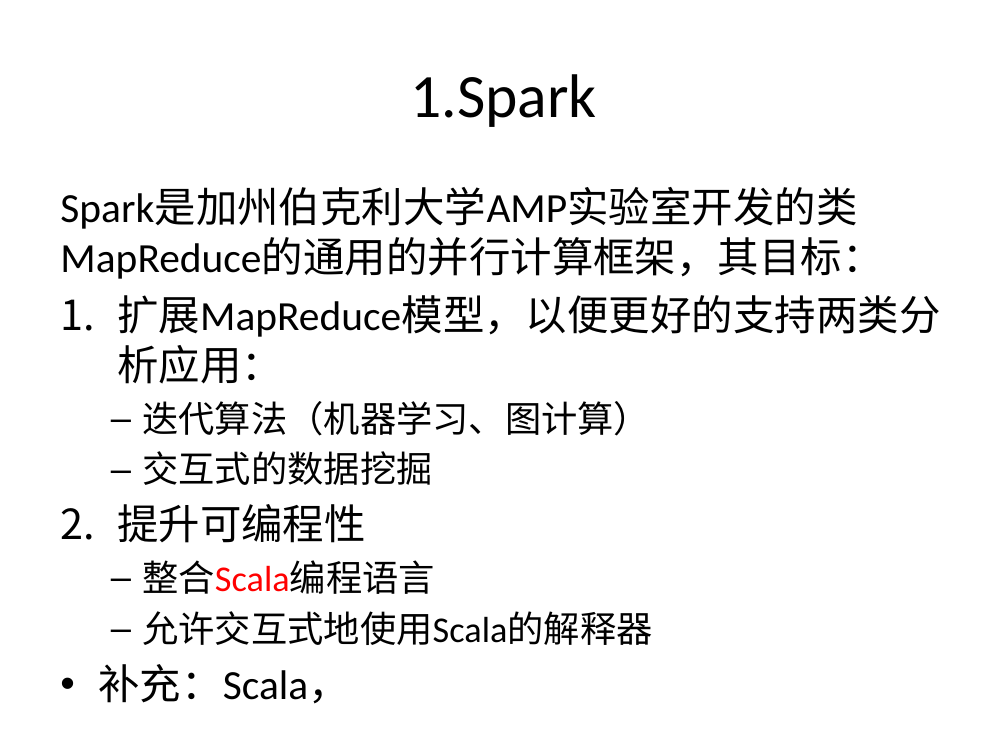
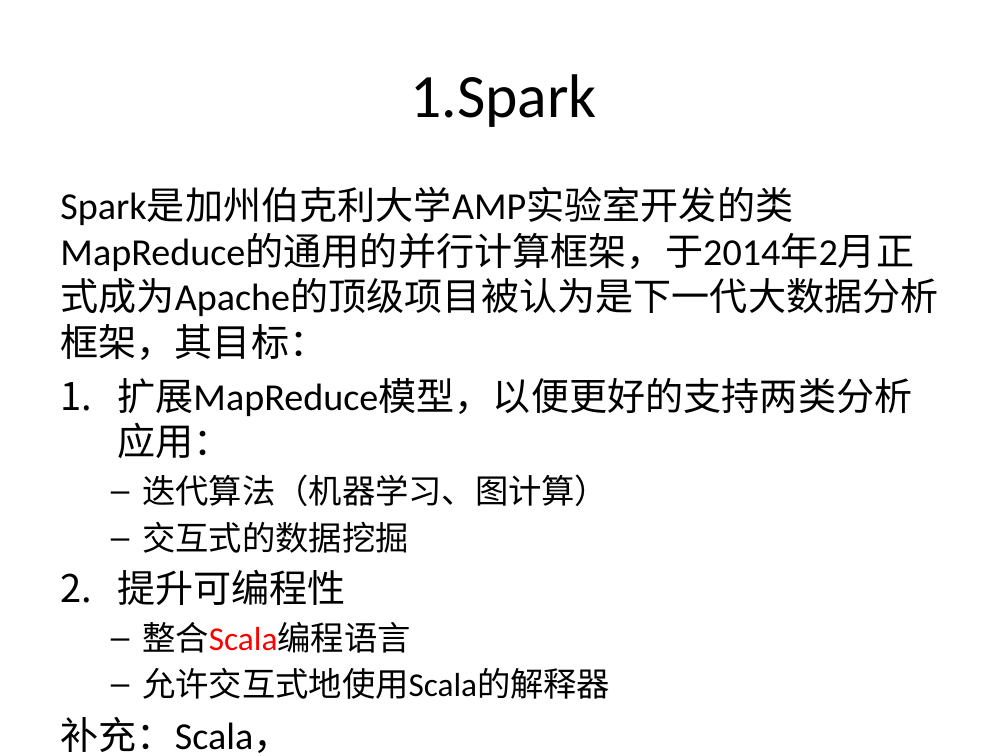
Before and after one commit to wuxingdexian/seminar, a slide deck: slide 9 of 整合.pptx. Drawn at 1008x756 pixels with LibreOffice and Linux fonts; fonts in the diff are those of the drawing. Boxes give left, top, right and bottom in pixels: in the first picture for what was removed or moved away, otherwise in the second. Text is boxed around its words. In the diff, an @@ line names an element or a change of style, - is before the commit and + after.

```diff
--- a/整合.pptx
+++ b/整合.pptx
@@ text at (60, 233, 914, 360): text changed; size 29.6 to 27.2 pt @@
-Spark是加州伯克利大学AMP实验室开发的类MapReduce的通用的并行计算框架，其目标：
+Spark是加州伯克利大学AMP实验室开发的类MapReduce的通用的并行计算框架，于2014年2月正式成为Apache的顶级项目被认为是下一代大数据分析框架，其目标：
@@ text at (60, 378, 912, 753): size 29.6 to 27.2 pt in "扩展MapReduce模型，以便更好的支持两类分析应用：", "提升可编程性", "补充：Scala，"; size 25.9 to 23.8 pt in "迭代算法（机器学习、图计算）", "交互式的数据挖掘", "整合Scala编程语言", "允许交互式地使用Scala的解释器"; bullet • to none @@
```
Also in this commit, not shown: 9 other slides changed, 14 slides added, 3 slides removed, 3 other files.
